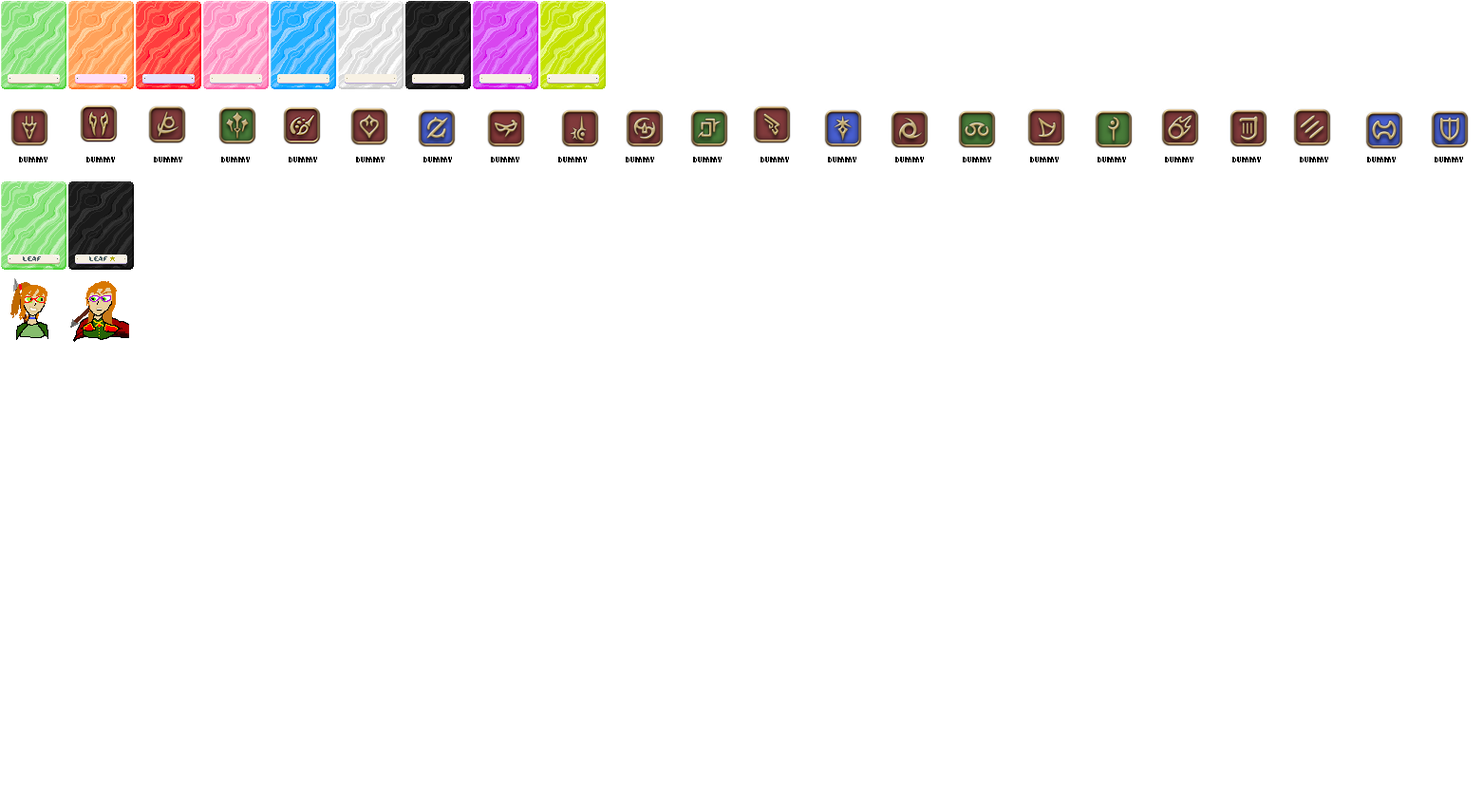
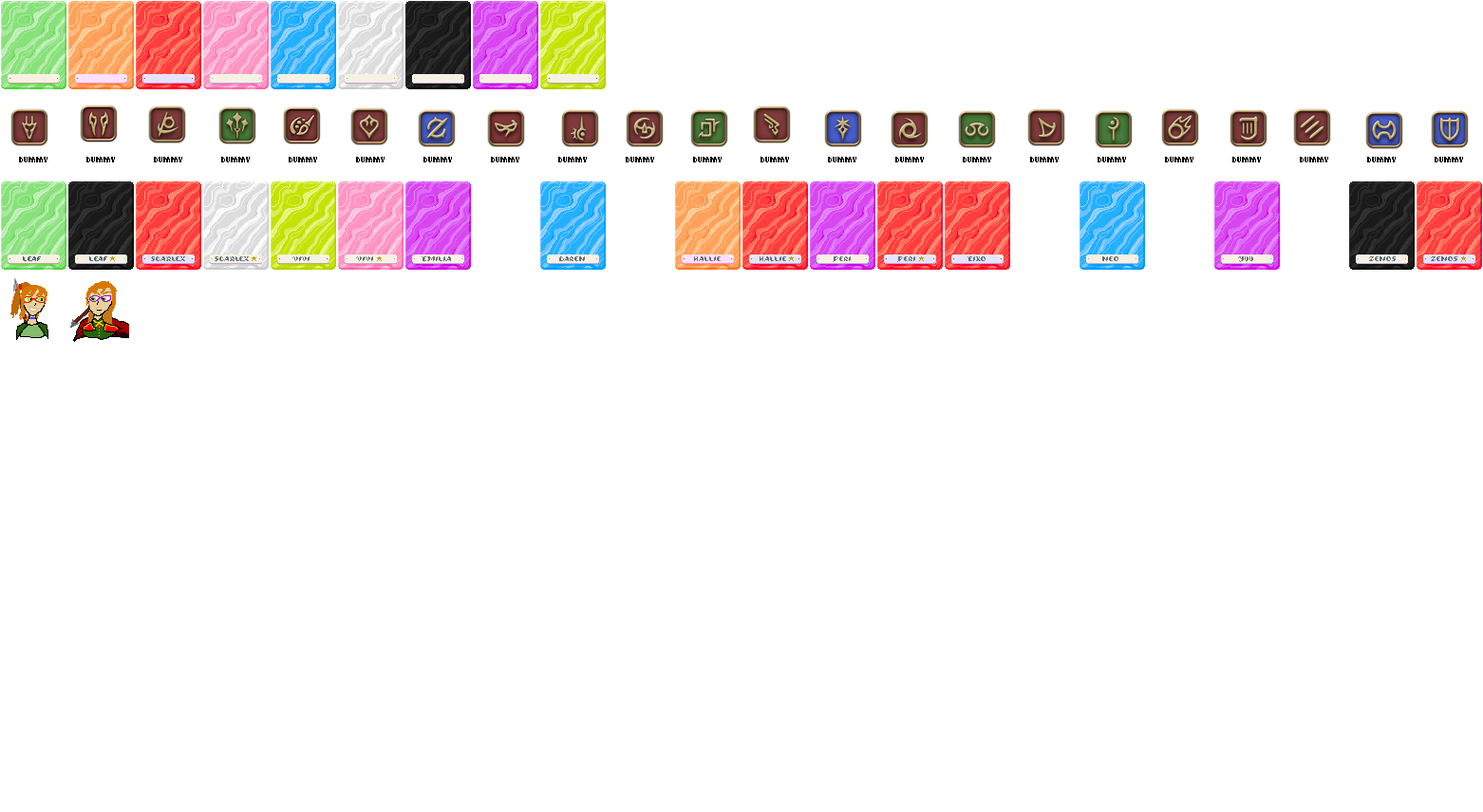
Comparing the layer stacks of the two 1483px x 812px images. Changes:
added layer "emilia text" above "daren text" over [421, 256, 451, 262]
added layer "daren text" above "eiko text" over [559, 256, 585, 262]
added layer "eiko text" above "neo text" over [967, 256, 986, 262]
added layer "neo text" above "yuu text" over [1102, 256, 1119, 262]
added layer "yuu text" above "legend letters TURN THESE OFF BEFORE EXPORTING!!! >:( copy" over [1237, 256, 1253, 262]
painted on "legendaries.png" over [135, 181, 1482, 270]
